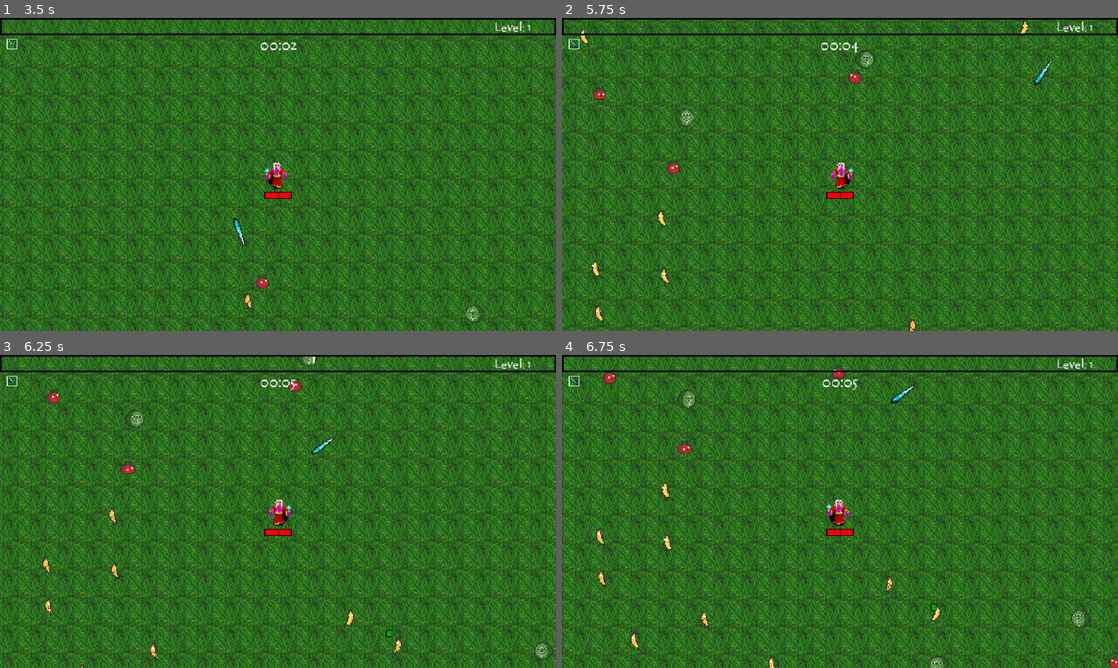
Above: before the commit, frames 1-4 (two rows, left to right).
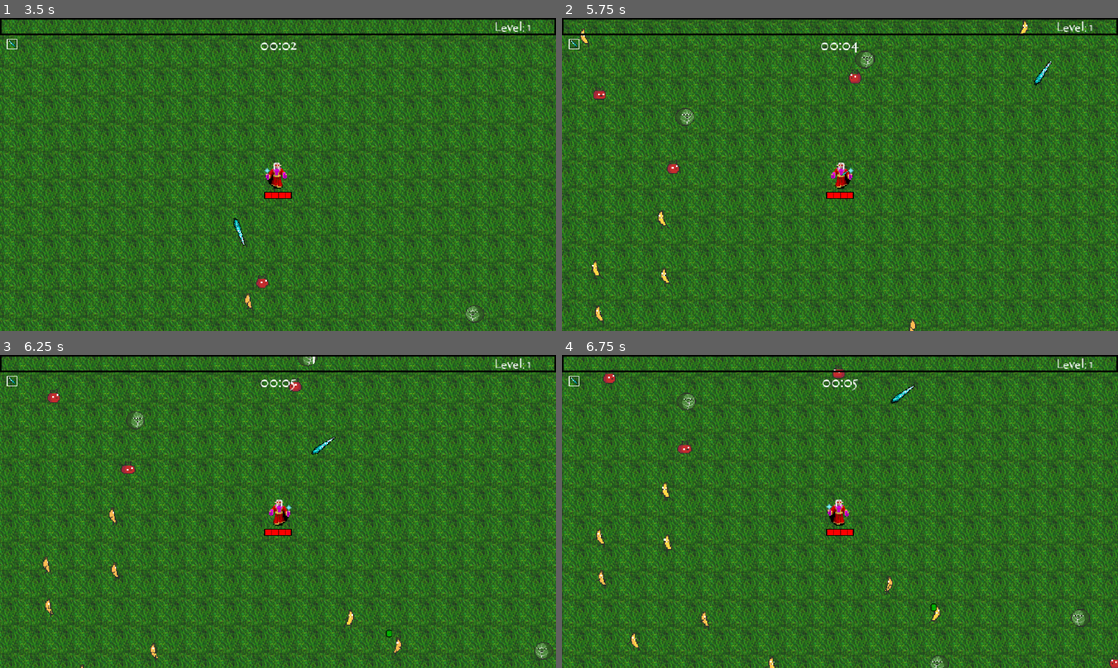
Above: after the commit, the same moments.

Repository: liduwang0/SurvivorsClone_Complete-main
Game: Godot game, scene res://TitleScreen/menu.tscn
Same seed, same stepped clock (60 frames per second), same inputs: the game is played once before the commit and once after it. Sound files missing from this copy of the repository are replaced by a short silence.
Inputs (mouse positions are in pixels of both pictures, inside the frame that each line leads up to):
- Up to frame 1 (3.5 s): click "Play" at 0.5 s; move the mouse to (400, 158) at 1.27 s; hold D (right) 1.28-2.03 s; click (400, 158) at 1.35 s; move the mouse to (166, 190) at 2.02 s; hold S (down) 2.03-2.78 s; click (166, 190) at 2.1 s; move the mouse to (333, 105) at 2.77 s; hold D (right) from 2.78 s (still down); click (333, 105) at 2.85 s
- Up to frame 2 (5.75 s): move the mouse to (812, 237) at 3.52 s; release D (right) at 3.53 s; hold W (up) 3.53-4.28 s; click (812, 237) at 3.6 s; move the mouse to (1006, 221) at 4.27 s; hold A (left) from 4.28 s (still down); click (1006, 221) at 4.35 s; move the mouse to (673, 127) at 5.02 s; click (673, 127) at 5.1 s
- Up to frame 3 (6.25 s): move the mouse to (305, 511) at 5.77 s; release A (left) at 5.78 s; hold S (down) from 5.78 s (still down); click (305, 511) at 5.85 s
- Up to frame 4 (6.75 s): move the mouse to (756, 433) at 6.52 s; release S (down) at 6.53 s; hold D (right) from 6.53 s (still down); click (756, 433) at 6.6 s

Frame 1 is identical in both runs. In frame 2, less than 0.1% of the frame differs, in the area x 20-24%, y 28-35%; in frame 3, less than 0.1%; in frame 4, 0.2%, in the area x 20-95%, y 11-100%.

Commit message:
added attack animation when near player

Diff:
--- a/Enemy/enemy.gd
+++ b/Enemy/enemy.gd
@@ -24,6 +24,11 @@
 
 signal remove_from_array(object)
 
+# 在现有变量声明部分添加这些变量
+var can_attack = true
+var attack_cooldown = 0.5  # 攻击冷却时间为0.5秒
+var attack_timer = 0.0
+var attack_range = 15.0  # 攻击范围，可以根据需要调整
 
 func _ready():
 	anim.play("walk")
@@ -38,9 +43,20 @@
 	add_child(hit_flash_timer)
 	hit_flash_timer.timeout.connect(reset_modulate)
 
+	# 连接动画完成信号
+	if !anim.animation_finished.is_connected(_on_animation_finished):
+		anim.animation_finished.connect(_on_animation_finished)
+
 func _physics_process(_delta):
 	if is_dead:
 		return
+
+	# 处理攻击冷却
+	if !can_attack:
+		attack_timer += _delta
+		if attack_timer >= attack_cooldown:
+			can_attack = true
+			attack_timer = 0.0
 
 	# 原有的击退逻辑
 	knockback = knockback.move_toward(Vector2.ZERO, knockback_recovery)
@@ -48,32 +64,30 @@
 	# 计算方向并确保归一化
 	var direction = global_position.direction_to(player.global_position).normalized()
 
-	# 打印方向和速度信息进行调试
-	#print("Direction: ", direction, " Speed: ", movement_speed, " Velocity: ", direction * movement_speed)
+	# 计算与玩家的距离
+	var distance_to_player = global_position.distance_to(player.global_position)
+
+	# 如果足够近且可以攻击，开始攻击
+	if distance_to_player < attack_range and can_attack and anim.current_animation != "attack" and anim.has_animation("attack"):
+		anim.play("attack")
+		can_attack = false
+		attack_timer = 0.0
+	elif anim.current_animation != "attack" and anim.current_animation != "hurt" and knockback.length() < 5:
+		# 如果不在攻击或受伤动画中，播放行走动画
+		anim.play("walk")
 
 	# 设置速度
 	velocity = direction * movement_speed
 	velocity += knockback
 
-	# 保存移动前位置
-	var prev_pos = global_position
-
 	# 移动
 	move_and_slide()
-
-	# 计算实际移动距离
-	var actual_movement = global_position - prev_pos
-	# print("Actual movement: ", actual_movement.length())
 
 	# 方向处理
 	if direction.x > 0.1:
 		sprite.flip_h = true
 	elif direction.x < -0.1:
 		sprite.flip_h = false
-
-	# 当击退接近结束且当前在受伤动画中，恢复行走动画
-	if knockback.length() < 5 and anim.current_animation == "hurt":
-		anim.play("walk")
 
 # 添加重置颜色函数
 func reset_modulate():
@@ -143,3 +157,9 @@
 func _on_hurt_animation_finished(anim_name):
 	if anim_name == "hurt" and not is_dead:
 		anim.play("walk")  # 受伤动画结束后恢复行走
+
+# 添加动画完成回调
+func _on_animation_finished(anim_name):
+	if anim_name == "attack":
+		# 攻击动画完成后恢复行走
+		anim.play("walk")
